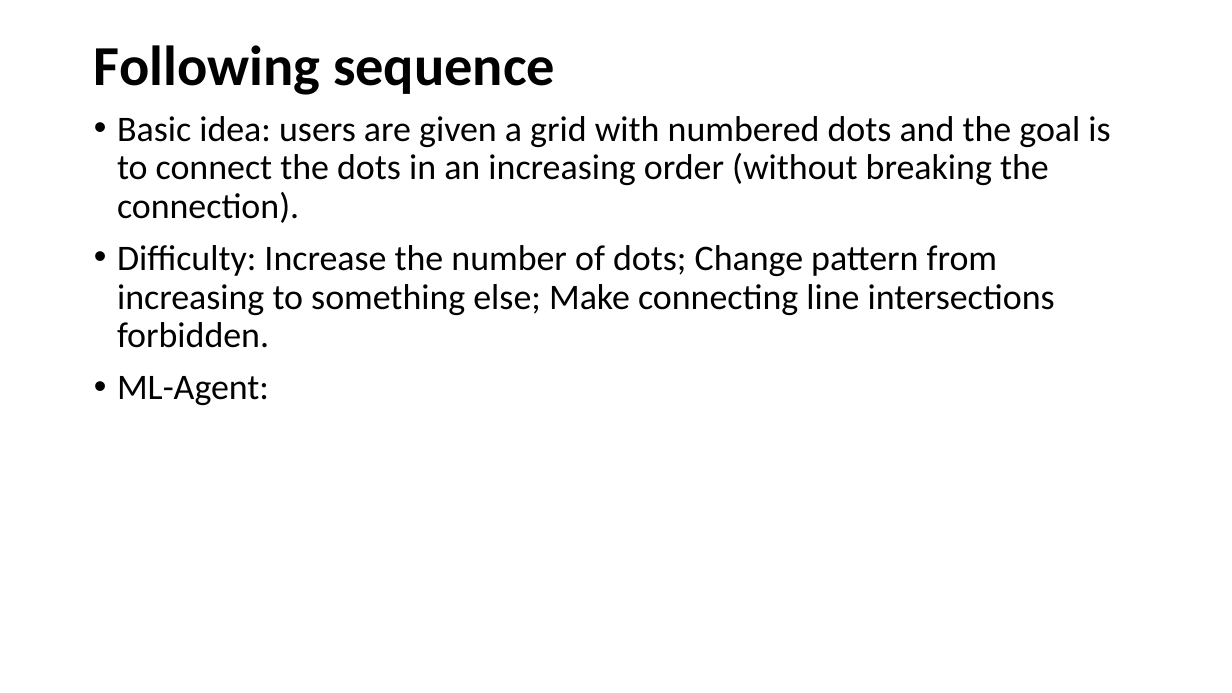
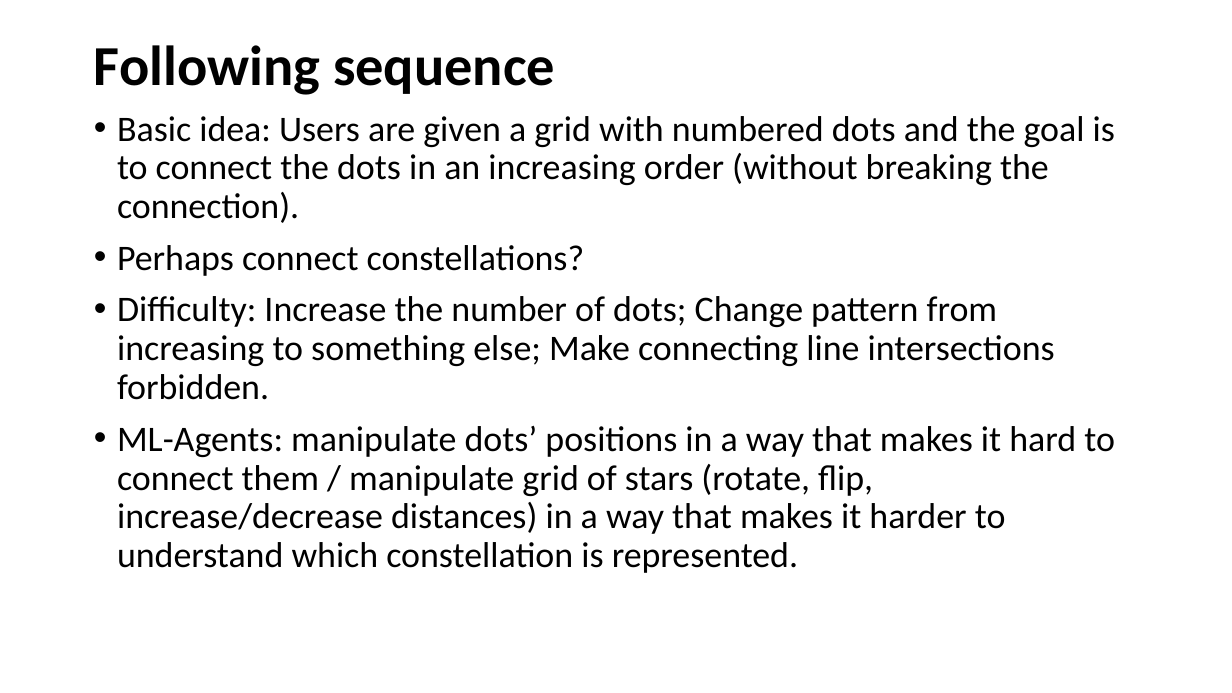
Before and after one commit to ztsv-av/xr_ml, a slide deck: slide 1 of vr_ideas.pptx (slide 7 before the commit). Drawn at 1232x693 pixels with LibreOffice and Linux fonts; fonts in the diff are those of the drawing. Boxes give left, top, right and bottom in pixels: in the first picture for what was removed or moved away, otherwise in the second. Text is boxed around its words. In the diff, an @@ line names an element or a change of style, - is before the commit and + after.

```diff
--- a/vr_ideas.pptx
+++ b/vr_ideas.pptx
@@ text at (117,116,1115,276): text changed @@
-• Basic idea: users are given a grid with numbered dots and the goal is to connect the dots in an increasing order (without breaking the connection).
+• Basic idea: Users are given a grid with numbered dots and the goal is to connect the dots in an increasing order (without breaking the connection).
+• Perhaps connect constellations?
@@ text at (117,425,1115,573): text changed @@
-• ML-Agent:
+• ML-Agents: manipulate dots’ positions in a way that makes it hard to connect them / manipulate grid of stars (rotate, flip, increase/decrease distances) in a way that makes it harder to understand which constellation is represented.
```
Also in this commit, not shown: 9 other slides changed, 1 slide removed.
